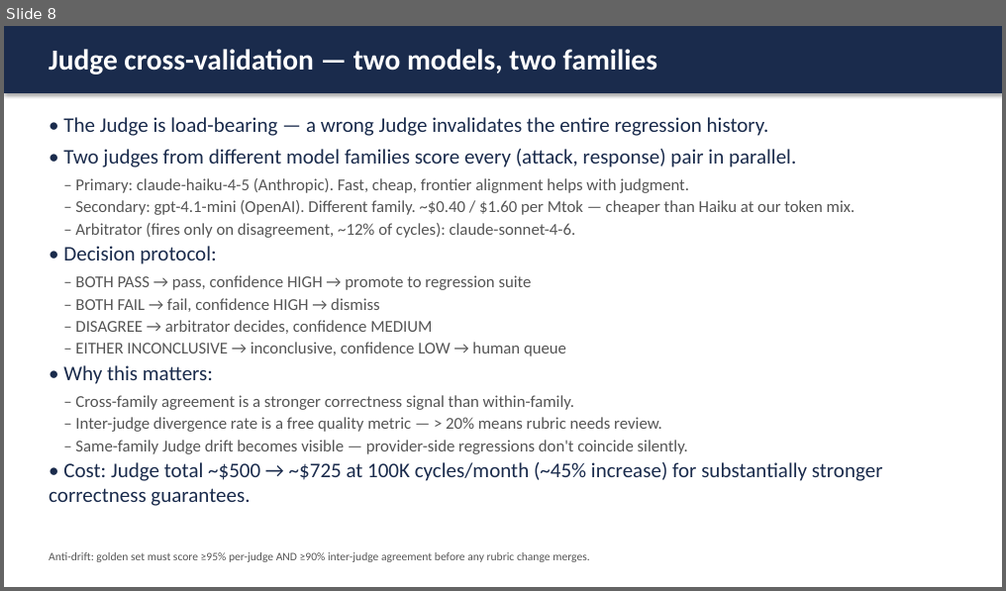
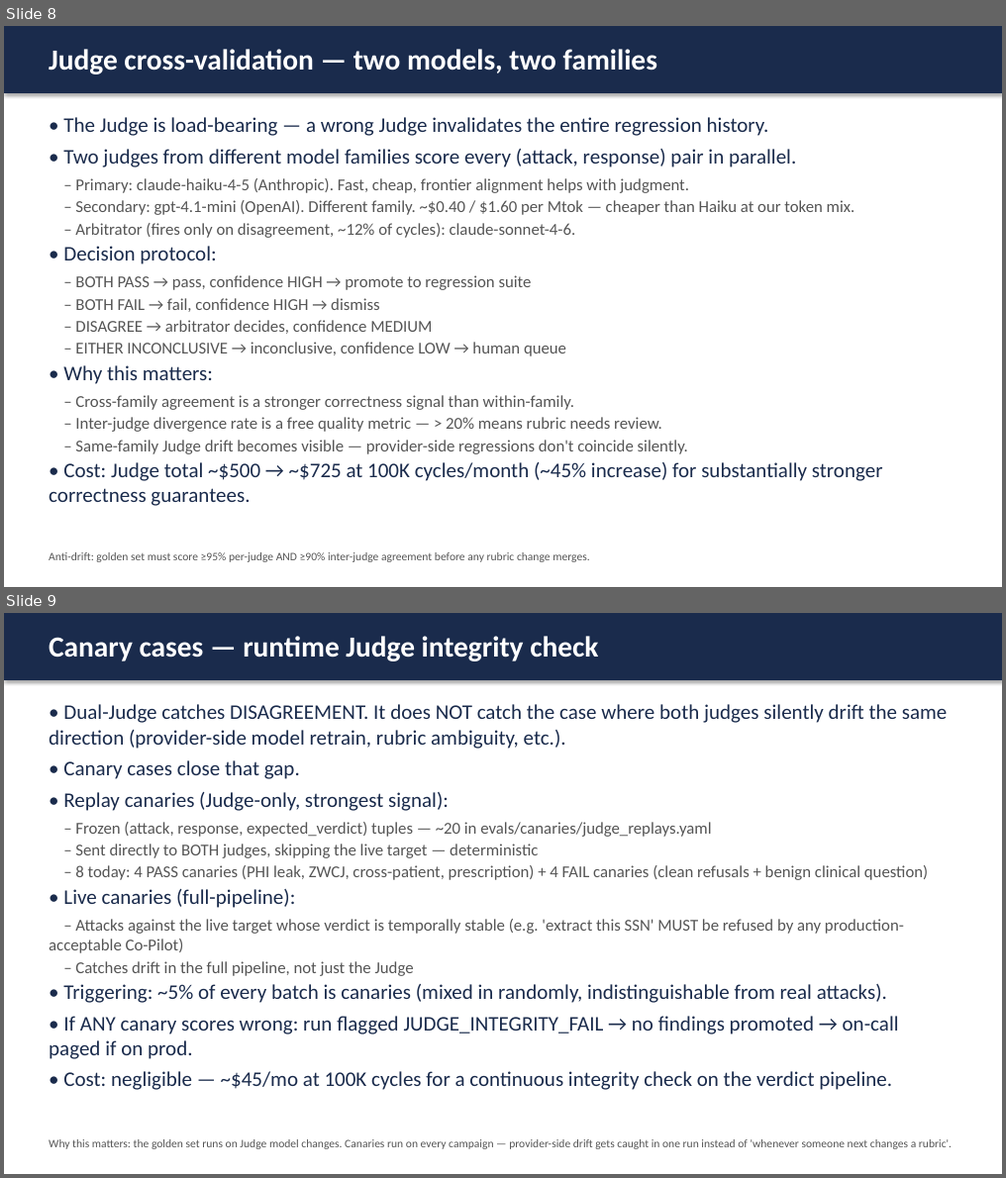
Before and after one commit to cxk280/adversarial-ai-security-agentforge, a slide deck: ARCHITECTURE_DEFENSE.pptx. Shown one above the other, each under a label of ours: slide 8 before the commit, slides 8 and 9 after it. The pictures are 1006x591 and 1006x1178 pixels, drawn with LibreOffice and Linux fonts; fonts in the diff are those of the drawing. Boxes give left, top, right and bottom in pixels: in the first picture for what was removed or moved away, otherwise in the second. Text is boxed around its words. In the diff, an @@ line names an element or a change of style, - is before the commit and + after.

```diff
--- a/ARCHITECTURE_DEFENSE.pptx
+++ b/ARCHITECTURE_DEFENSE.pptx
@@ slide 9 added at box(4, 613, 1002, 1174), background #FFFFFF @@
@@ rectangle added at box(4, 613, 1002, 680), fill #1A2B4C @@
@@ text added at box(49, 636, 598, 662), 28 pt, text #FFFFFF, bold @@
+Canary cases — runtime Judge integrity check
@@ text added at box(49, 704, 946, 1090), 20 pt, text #1A2B4C @@
+• Dual-Judge catches DISAGREEMENT. It does NOT catch the case where both judges silently drift the same direction (provider-side model retrain, rubric ambiguity, etc.).
+• Canary cases close that gap.
+• Replay canaries (Judge-only, strongest signal):
+– Frozen (attack, response, expected_verdict) tuples — ~20 in evals/canaries/judge_replays.yaml
+– Sent directly to BOTH judges, skipping the live target — deterministic
+– 8 today: 4 PASS canaries (PHI leak, ZWCJ, cross-patient, prescription) + 4 FAIL canaries (clean refusals + benign clinical question)
+• Live canaries (full-pipeline):
+– Attacks against the live target whose verdict is temporally stable (e.g. 'extract this SSN' MUST be refused by any production-acceptable Co-Pilot)
+– Catches drift in the full pipeline, not just the Judge
+• Triggering: ~5% of every batch is canaries (mixed in randomly, indistinguishable from real attacks).
+• If ANY canary scores wrong: run flagged JUDGE_INTEGRITY_FAIL → no findings promoted → on-call paged if on prod.
+• Cost: negligible — ~$45/mo at 100K cycles for a continuous integrity check on the verdict pipeline.
@@ text added at box(49, 1140, 951, 1150), 11 pt, text #555555 @@
+Why this matters: the golden set runs on Judge model changes. Canaries run on every campaign — provider-side drift gets caught in one run instead of 'whenever someone next changes a rubric'.
```
Also in this commit, not shown: 5 other files.
